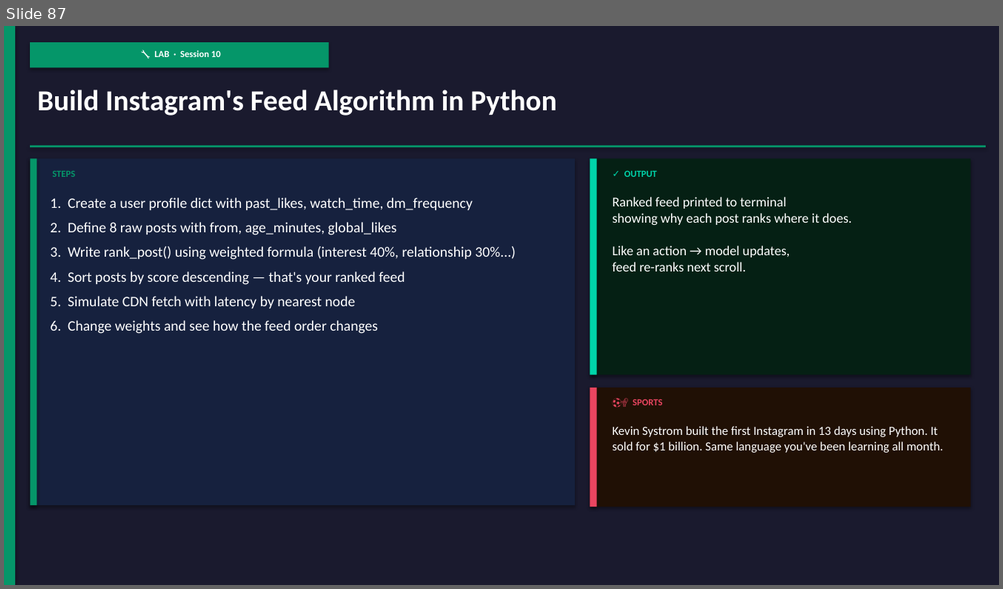
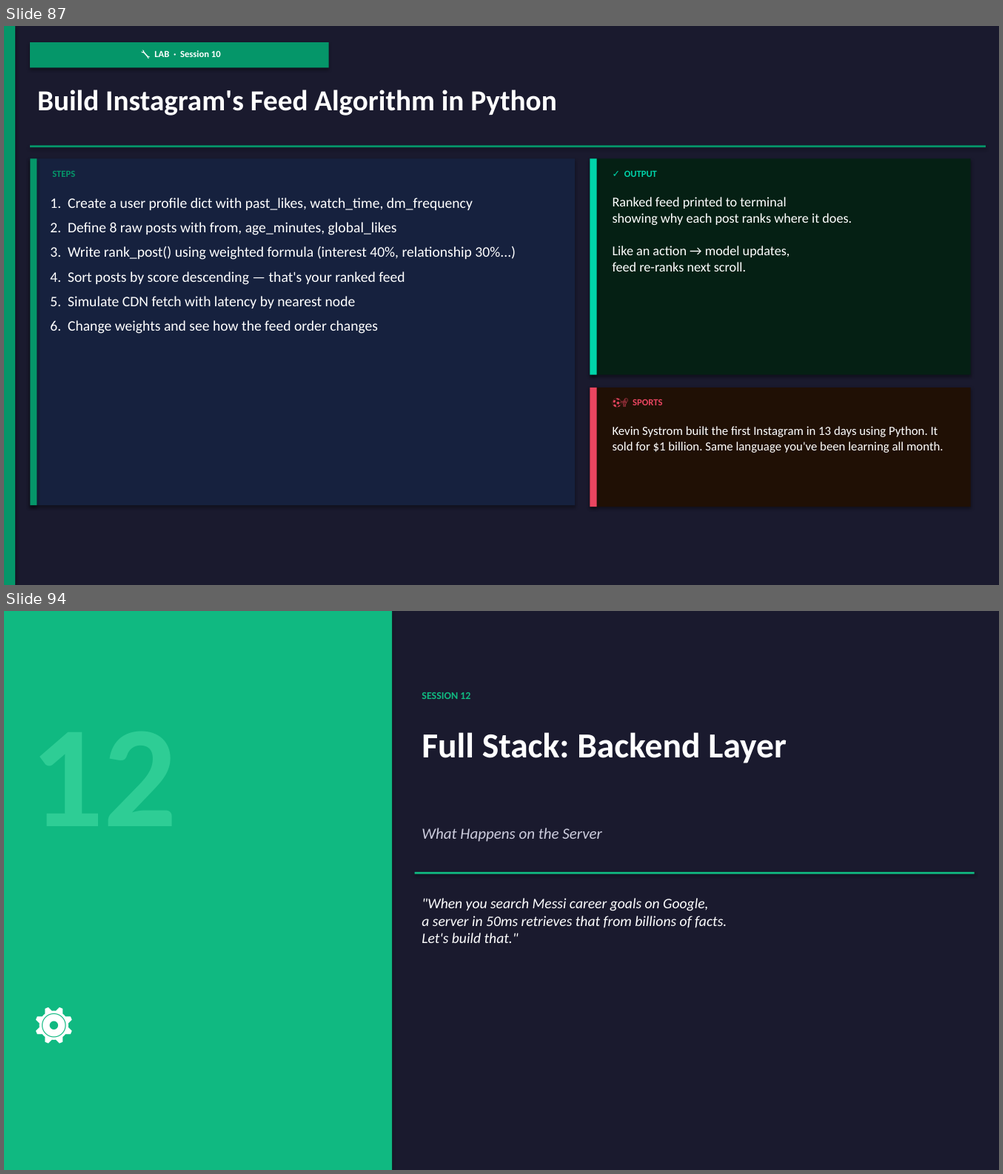
Before and after one commit to SreeGD/jumpstartm_c, a slide deck: curriculum_advaith.pptx. Shown one above the other, each under a label of ours: slide 87 before the commit, slides 87 and 94 after it; the slides between them are not shown. The pictures are 1003x589 and 1003x1174 pixels, drawn with LibreOffice and Linux fonts; fonts in the diff are those of the drawing. Boxes give left, top, right and bottom in pixels: in the first picture for what was removed or moved away, otherwise in the second. Text is boxed around its words. In the diff, an @@ line names an element or a change of style, - is before the commit and + after.

```diff
--- a/curriculum_advaith.pptx
+++ b/curriculum_advaith.pptx
@@ slide 94 added at (x1=4, y1=611, x2=999, y2=1170), background #1A1A2E @@
@@ rectangle added at (x1=4, y1=611, x2=392, y2=1170), fill #10B981 @@
@@ text added at (x1=421, y1=692, x2=470, y2=699), 10 pt, text #10B981, bold @@
+SESSION 12
@@ text added at (x1=421, y1=732, x2=785, y2=763), 34 pt, text #FFFFFF, bold @@
+Full Stack: Backend Layer
@@ text added at (x1=421, y1=828, x2=601, y2=842), 15 pt, text #CCCCDD, italic @@
+What Happens on the Server
@@ rectangle added at (x1=415, y1=872, x2=974, y2=874), fill #10B981 @@
@@ text added at (x1=421, y1=898, x2=726, y2=943), 14 pt, text #FFFFFF, italic @@
+"When you search Messi career goals on Google,
+a server in 50ms retrieves that from billions of facts.
+Let's build that."
@@ text added at (x1=26, y1=991, x2=138, y2=1066), 42 pt, text #FFFFFF @@
+⚙️
```
Also in this commit, not shown: 1 slide changed, 17 other slides added, 15 other files.
